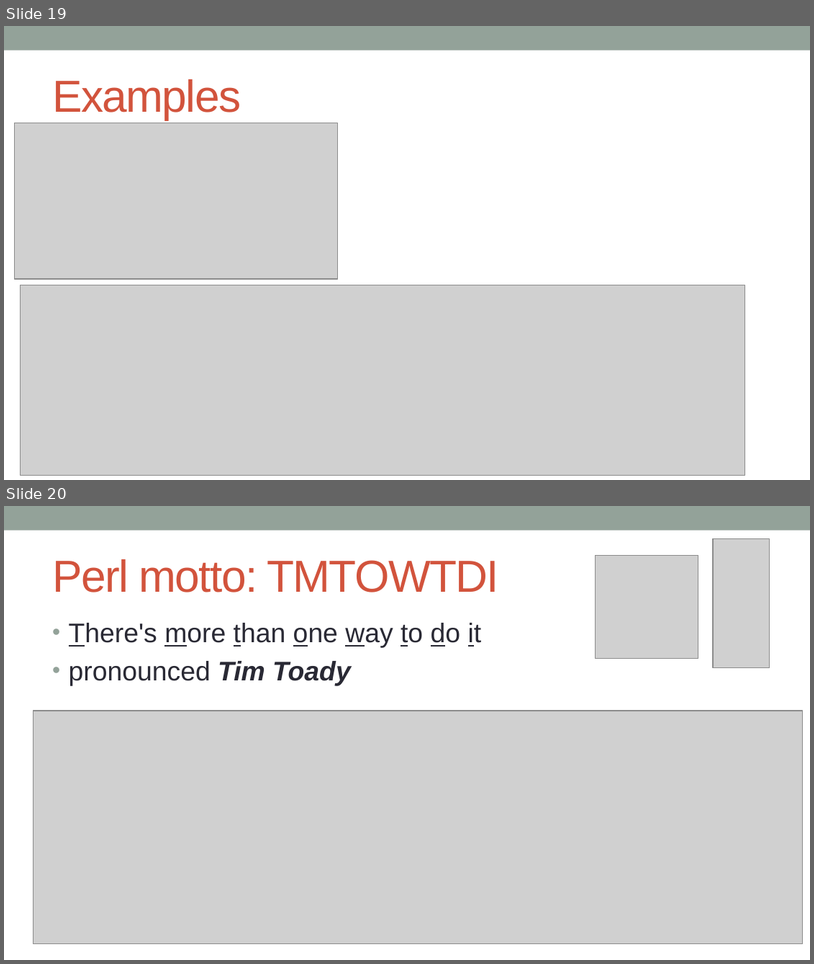
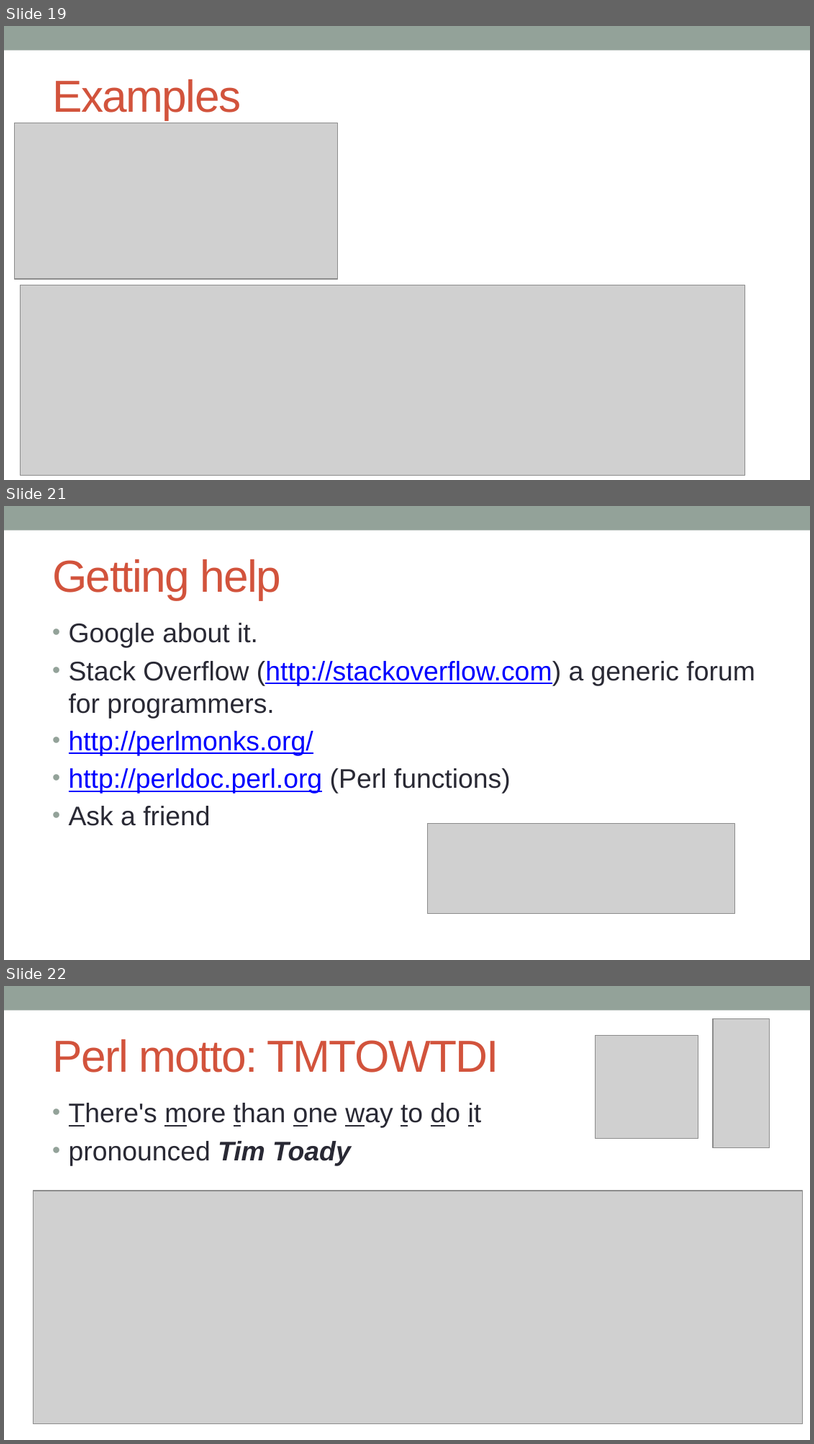
Before and after one commit to kanhu-pcr-code/bioinfo-PERL-course, a slide deck: PPTs/Getting_stared_with_perl.pptx. Shown one above the other, each under a label of ours: slides 19 and 20 before the commit, slides 19, 21 and 22 after it; the slides between them are not shown. The pictures are 814x964 and 814x1444 pixels, drawn with LibreOffice and Linux fonts; fonts in the diff are those of the drawing; grey boxes stand for pictures. Boxes give left, top, right and bottom in pixels: in the first picture for what was removed or moved away, otherwise in the second. Text is boxed around its words. In the diff, an @@ line names an element or a change of style, - is before the commit and + after.

```diff
--- a/PPTs/Getting_stared_with_perl.pptx
+++ b/PPTs/Getting_stared_with_perl.pptx
@@ slide 21 added at (x1=4, y1=506, x2=810, y2=960), background #FFFFFF; not listed: 1 template element that a slide beside it also shows @@
@@ title added at (x1=52, y1=559, x2=282, y2=600), 40 pt, text #D2533C @@
+Getting help
@@ text added at (x1=69, y1=623, x2=755, y2=826), 24 pt, text #292934 @@
+• Google about it.
+• Stack Overflow (http://stackoverflow.com) a generic forum for programmers.
+• http://perlmonks.org/
+• http://perldoc.perl.org (Perl functions)
+• Ask a friend
@@ picture added at (x1=427, y1=824, x2=735, y2=914) @@
@@ what was slide 20 is now slide 22 @@
```
Also in this commit, not shown: 1 other slide added, 1 other file.
